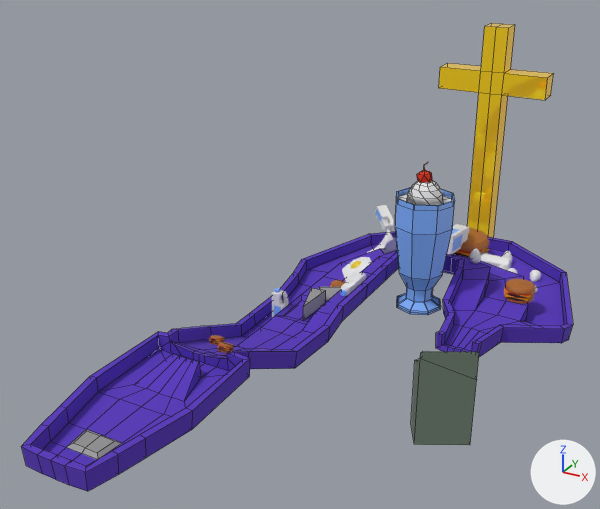
Two versions of the FBX model Assets/Graphics/Models/Courses/jackTrack.fbx, one commit apart.
The view is the same before and after, from a camera (50 mm lens) standing at (56.7, -54.3, 56.3) and looking at (1.9, 45.3, 6.5). The axes (+X, +Y, +Z) are drawn at lower right. The lights are the same throughout. Mesh edges are drawn as thin lines on the coarser meshes. Where no turn or scale is listed for an object, it has been applied to the vertices. Vertices at the same position are counted once.

In view in the first picture: 'Cross', 'DoubleBurgerObby.006', 'JackTrack', 'Shake.001', 'Trashbin'.
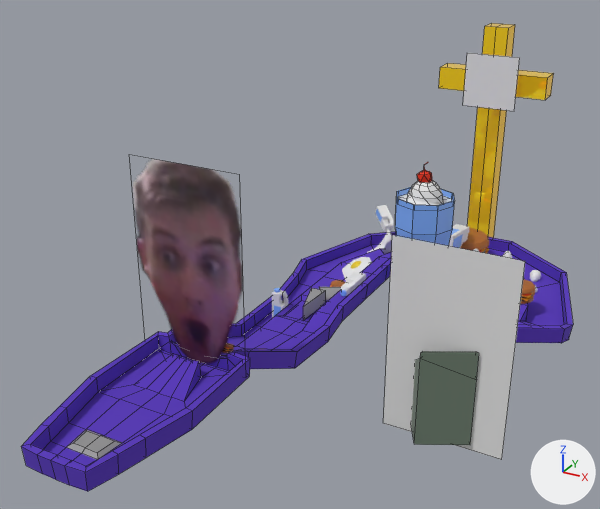
Where the change shows, as pixel boxes (x1, y1, x2, y2) in the pictures (600 x 509 px; the box of a moved part takes in the faces that stretch with it):
```json
{"object": "Plane.001", "change": "added", "after": [383, 235, 525, 460]}
{"object": "Plane", "change": "added", "after": [133, 159, 243, 363]}
{"object": "Plane.002", "change": "added", "after": [463, 53, 520, 111]}
{"part": 1, "of": "me_cylinder_029", "change": "moved or reshaped", "before": [398, 194, 452, 204], "after": [398, 194, 452, 204]}
```

Scene script edits in JSON lines:
```json
{"op": "add", "block": "img_jog_png", "code": ["img_jog_png = load_image('jog.png', 'jog.png', 57, 96, 'sRGB')"]}
{"op": "add", "block": "mat_jackbinmaterial", "code": ["mat_jackbinmaterial = principled_material('JackBinMaterial')", "mat_jackbinmaterial.base_color = (0.8, 0.8, 0.8)  # white #e7e7e7"]}
{"op": "add", "block": "mat_jackwheelmaterial", "code": ["mat_jackwheelmaterial = principled_material('JackWheelMaterial')", "mat_jackwheelmaterial.base_color = (0.8, 0.8, 0.8)  # white #e7e7e7"]}
{"op": "add", "block": "mat_jogmaterial", "code": ["mat_jogmaterial = principled_material('JogMaterial')", "mat_jogmaterial.texture = img_jog_png  # with its transparency"]}
{"block": "me_cylinder_029", "where": "me_cylinder_029.from_pydata(...)  # 173 vertices, 168 faces; spans x -4.9..4.9, y -4.9..4.9, z -5.3..20.0"}
{"block": "me_cylinder_029", "where": "# used by ob_shake_001; location = (13.6, 65.7, -2.9)"}
{"block": "me_cylinder_029", "change": "me_cylinder_029 part 1"}
{"block": "me_cylinder_029", "change": "8 faces are deleted"}
{"block": "me_cylinder_029", "change": "8 new faces join them, mat_white (white #e7e7e7)"}
{"op": "add", "block": "me_plane_001", "code": ["me_plane_001 = bpy.data.meshes.new('Plane.001')", "me_plane_001.from_pydata([(9.3, 0.0, -15.7), (-9.3, 0.0, -15.7), (9.3, 0.0, 15.7), (-9.3, 0.0, 15.7)], [], [(0, 1, 3, 2)])", "me_plane_001.materials.append(mat_jackbinmaterial)  # white #e7e7e7"]}
{"op": "add", "block": "me_plane_002", "code": ["me_plane_002 = bpy.data.meshes.new('Plane.002')", "me_plane_002.from_pydata([(-5.08, 0.0, -5.11), (5.08, 0.0, -5.11), (-5.08, 0.0, 5.11), (5.08, 0.0, 5.11)], [], [(0, 1, 3, 2)])", "me_plane_002.materials.append(mat_jackwheelmaterial)  # white #e7e7e7"]}
{"op": "add", "block": "me_plane", "code": ["me_plane = bpy.data.meshes.new('Plane')", "me_plane.from_pydata(...)  # 4 vertices, 1 face; spans x -7.9..7.9, y 0.0, z -13.4..13.4", "me_plane.materials.append(mat_jogmaterial)  # picture img_jog_png"]}
{"op": "add", "block": "ob_plane_001", "code": ["ob_plane_001 = bpy.data.objects.new('Plane.001', me_plane_001)", "ob_plane_001.location = (25.5, 46.1, -3.5)"]}
{"op": "add", "block": "ob_plane_002", "code": ["ob_plane_002 = bpy.data.objects.new('Plane.002', me_plane_002)", "ob_plane_002.location = (11.8, 103.2, 22.5)"]}
{"op": "add", "block": "ob_plane", "code": ["ob_plane = bpy.data.objects.new('Plane', me_plane)", "ob_plane.location = (-0.5, 21.2, 13.4)"]}
```
